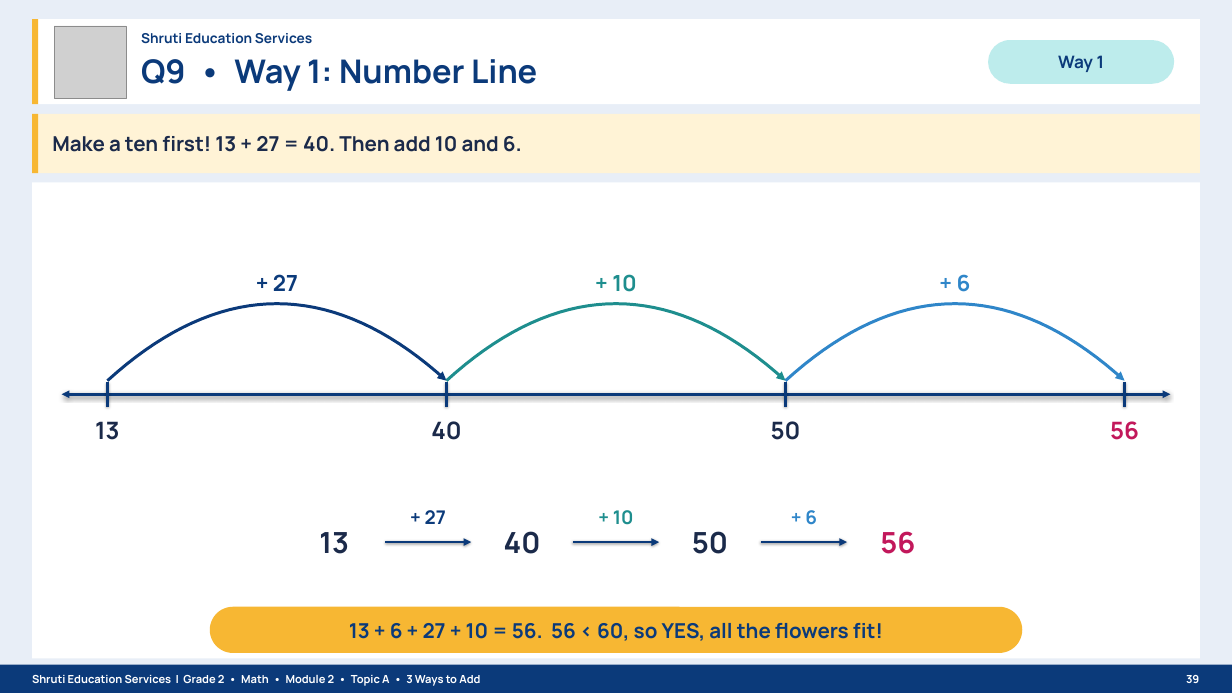
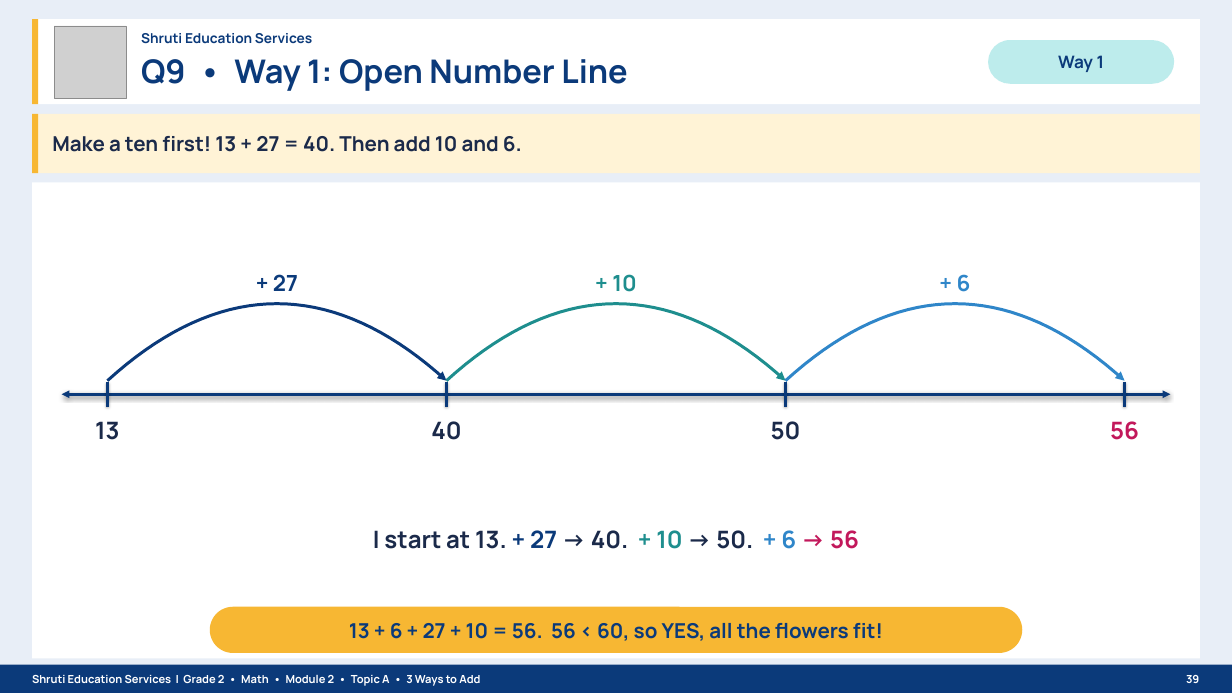
Before and after one commit to naazshru/project-duplication, a slide deck: slide 39 of Grade2_EM2_M2_TopicA_Lessons1-4_3_Ways_to_Add_Shruti_Education_Services.pptx. Drawn at 1232x693 pixels with LibreOffice and Linux fonts; fonts in the diff are those of the drawing; grey boxes stand for pictures. Boxes give left, top, right and bottom in pixels: in the first picture for what was removed or moved away, otherwise in the second. Text is boxed around its words. In the diff, an @@ line names an element or a change of style, - is before the commit and + after.

```diff
--- a/Grade2_EM2_M2_TopicA_Lessons1-4_3_Ways_to_Add_Shruti_Education_Services.pptx
+++ b/Grade2_EM2_M2_TopicA_Lessons1-4_3_Ways_to_Add_Shruti_Education_Services.pptx
@@ text at [141, 59, 627, 91]: text changed @@
-Q9 • Way 1: Number Line
+Q9 • Way 1: Open Number Line
@@ text at [373, 530, 859, 549]: text changed; size 34 to 28 pt @@
-13
+I start at 13. + 27 → 40. + 10 → 50. + 6 → 56
@@ text removed at [425, 510, 446, 524] @@
-+ 27
@@ text removed at [504, 531, 541, 554] @@
-40
@@ text removed at [613, 510, 634, 525] @@
-+ 10
@@ text removed at [692, 531, 728, 554] @@
-50
@@ text removed at [805, 510, 817, 525] @@
-+ 6
@@ text removed at [880, 531, 915, 554] @@
-56
@@ arrow removed from (385, 542) to (471, 542) @@
@@ arrow removed from (573, 542) to (659, 542) @@
@@ arrow removed from (761, 542) to (847, 542) @@
```
Also in this commit, not shown: 30 other slides changed, 10 slides added, 10 slides removed, 1 other file.
